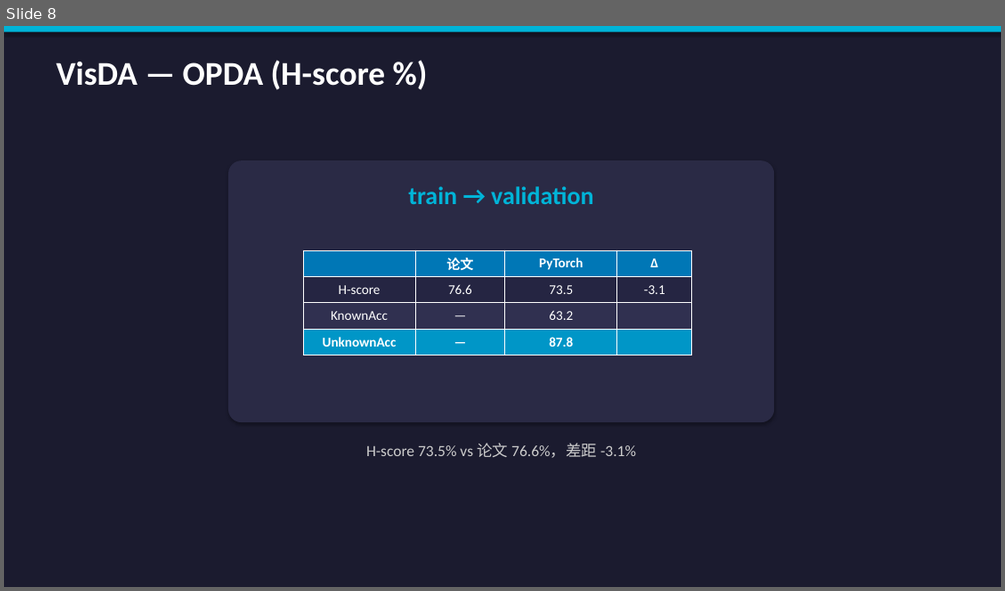
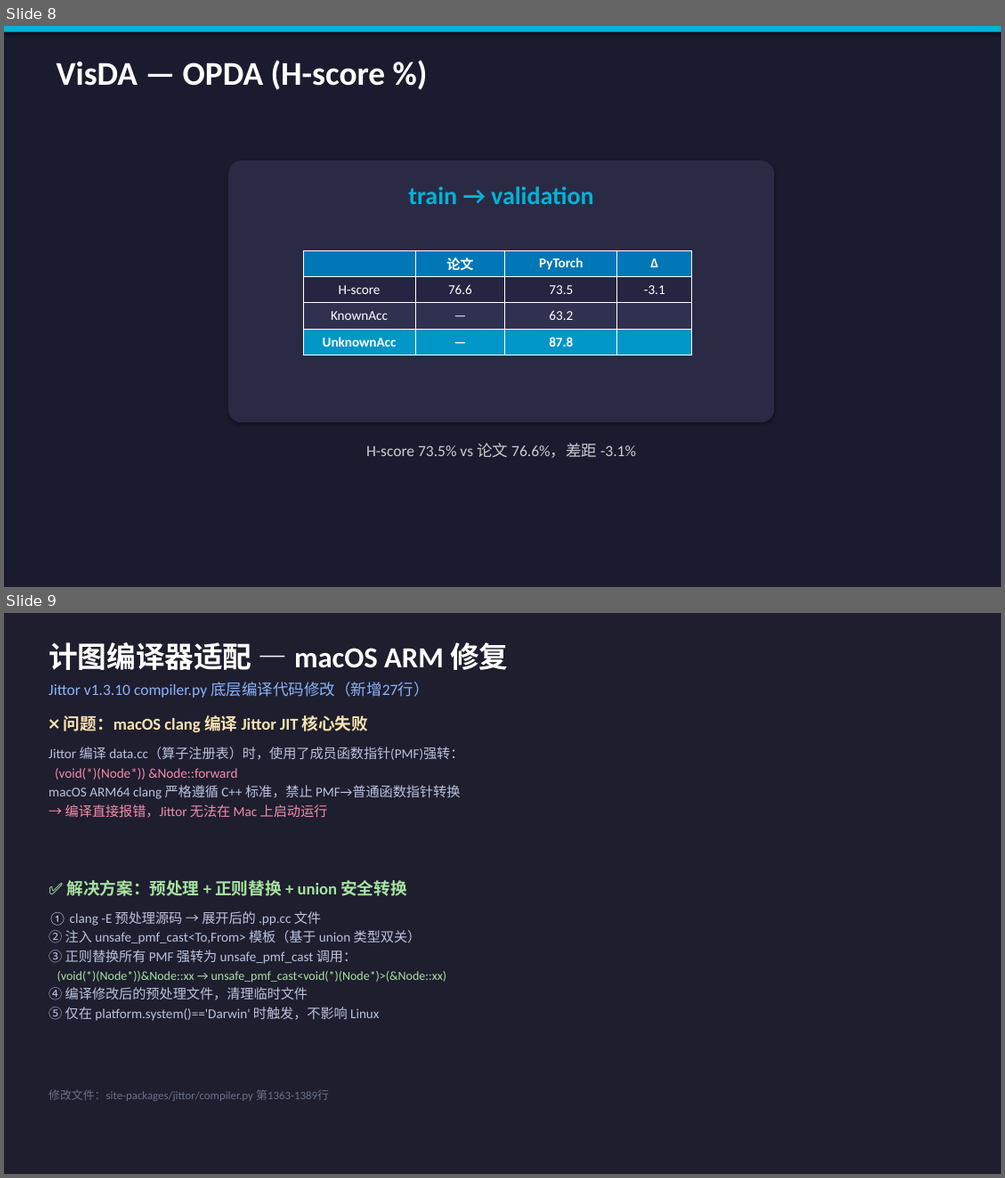
Before and after one commit to penguinand/LEAD-, a slide deck: LEAD_Reproduction_Report.pptx. Shown one above the other, each under a label of ours: slide 8 before the commit, slides 8 and 9 after it. The pictures are 1005x591 and 1005x1178 pixels, drawn with LibreOffice and Linux fonts; fonts in the diff are those of the drawing. Boxes give left, top, right and bottom in pixels: in the first picture for what was removed or moved away, otherwise in the second. Text is boxed around its words. In the diff, an @@ line names an element or a change of style, - is before the commit and + after.

```diff
--- a/LEAD_Reproduction_Report.pptx
+++ b/LEAD_Reproduction_Report.pptx
@@ slide 9 added at <box>4,613,1001,1174</box>, background #1E1E2E @@
@@ text added at <box>48,642,508,670</box>, 28 pt, text #FFFFFF, bold @@
+计图编译器适配 — macOS ARM 修复
@@ text added at <box>48,682,429,698</box>, 15 pt, text #89B4FA @@
+Jittor v1.3.10 compiler.py 底层编译代码修改（新增27行）
@@ text added at <box>48,715,463,818</box>, 13 pt, text #BAC2DE @@
+❌ 问题：macOS clang 编译 Jittor JIT 核心失败
+Jittor 编译 data.cc（算子注册表）时，使用了成员函数指针(PMF)强转：
+(void(*)(Node*)) &Node::forward
+macOS ARM64 clang 严格遵循 C++ 标准，禁止 PMF→普通函数指针转换
+→ 编译直接报错，Jittor 无法在 Mac 上启动运行
@@ text added at <box>48,880,447,1021</box>, 13 pt, text #BAC2DE @@
+✅ 解决方案：预处理 + 正则替换 + union 安全转换
+① clang -E 预处理源码 → 展开后的 .pp.cc 文件
+② 注入 unsafe_pmf_cast<To,From> 模板（基于 union 类型双关）
+③ 正则替换所有 PMF 强转为 unsafe_pmf_cast 调用：
+(void(*)(Node*))&Node::xx → unsafe_pmf_cast<void(*)(Node*)>(&Node::xx)
+④ 编译修改后的预处理文件，清理临时文件
+⑤ 仅在 platform.system()=='Darwin' 时触发，不影响 Linux
@@ text added at <box>48,1089,329,1101</box>, 11 pt, text #6C7086 @@
+修改文件：site-packages/jittor/compiler.py 第1363-1389行
```
Also in this commit, not shown: 1 other slide added, 1 other file.
